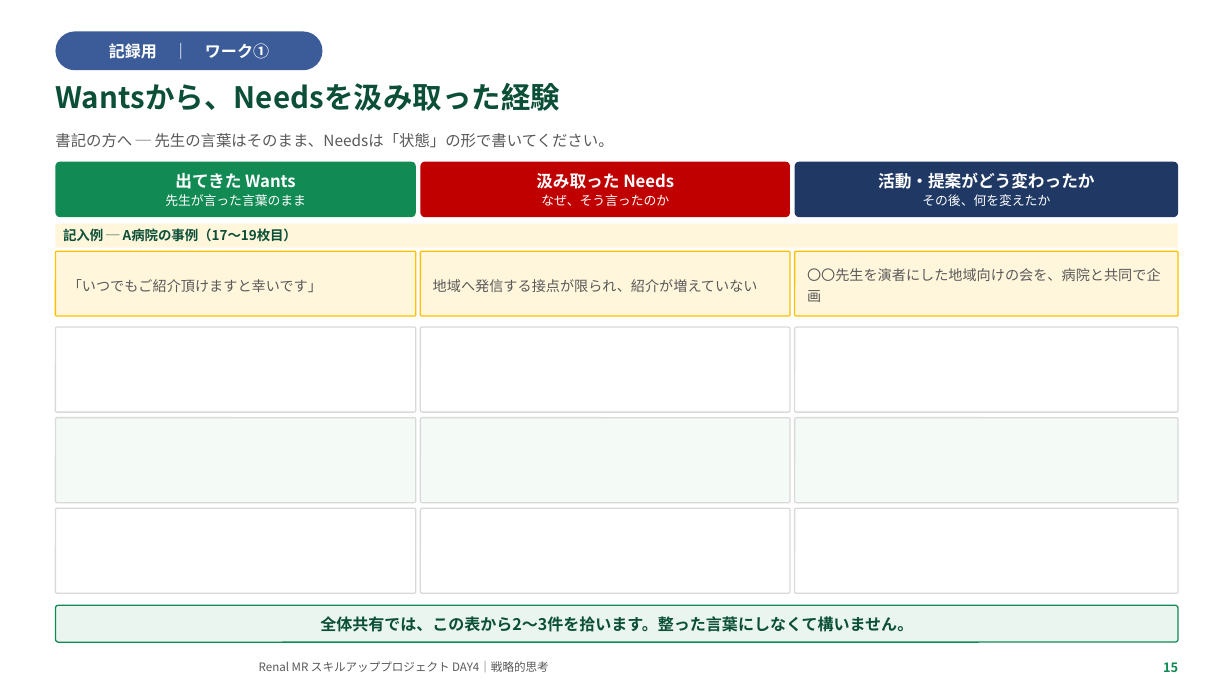
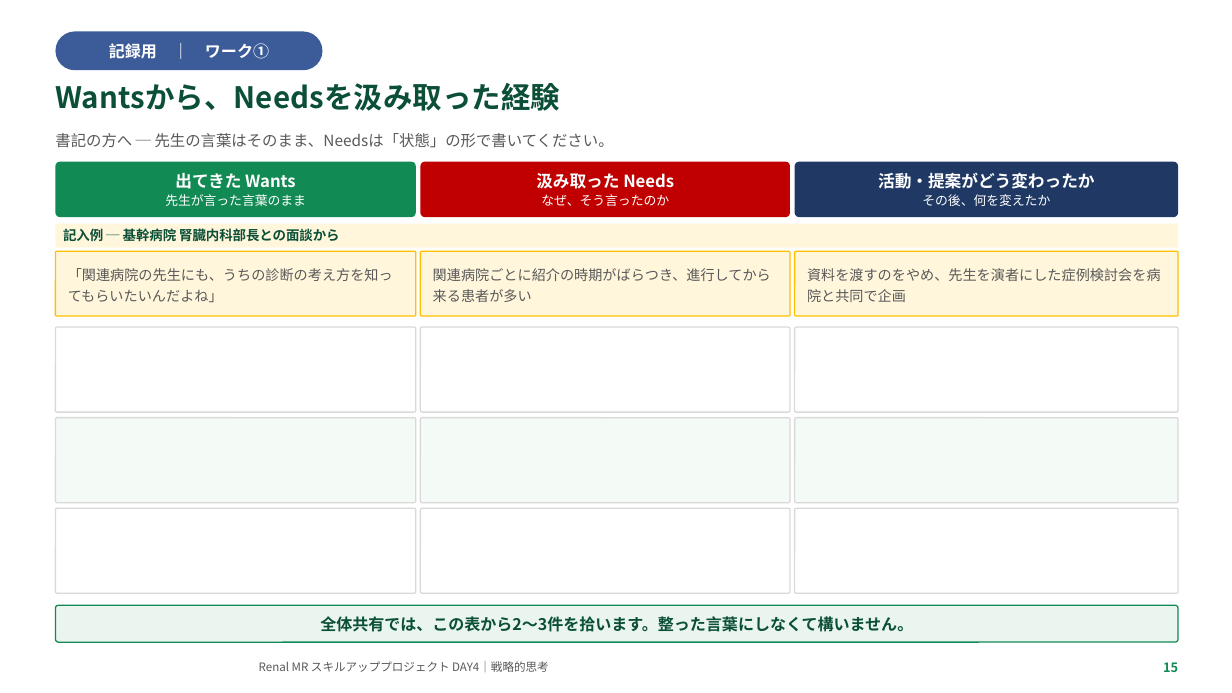
Before and after one commit to TAKUYA-1187/Claude, a slide deck: slide 15 of novartis_training/DAY4_ちょっと分かるだけで世界が変わる.pptx. Drawn at 1232x693 pixels with LibreOffice and Linux fonts; fonts in the diff are those of the drawing; background and template pictures are left out. Boxes give left, top, right and bottom in pixels: in the first picture for what was removed or moved away, otherwise in the second. Text is boxed around its words. In the diff, an @@ line names an element or a change of style, - is before the commit and + after.

```diff
--- a/novartis_training/DAY4_ちょっと分かるだけで世界が変わる.pptx
+++ b/novartis_training/DAY4_ちょっと分かるだけで世界が変わる.pptx
@@ text in rounded rectangle at [63, 226, 339, 244]: text changed @@
-記入例 ─ A病院の事例（17〜19枚目）
+記入例 ─ 基幹病院 腎臓内科部長との面談から
@@ text in rounded rectangle at [68, 268, 393, 302]: text changed @@
-「いつでもご紹介頂けますと幸いです」
+「関連病院の先生にも、うちの診断の考え方を知ってもらいたいんだよね」
@@ text in rounded rectangle at [433, 268, 771, 302]: text changed @@
-地域へ発信する接点が限られ、紹介が増えていない
+関連病院ごとに紹介の時期がばらつき、進行してから来る患者が多い
@@ text in rounded rectangle at [807, 268, 1161, 302]: text changed @@
-〇〇先生を演者にした地域向けの会を、病院と共同で企画
+資料を渡すのをやめ、先生を演者にした症例検討会を病院と共同で企画
```
Also in this commit, not shown: 1 other slide changed, 2 other files.
